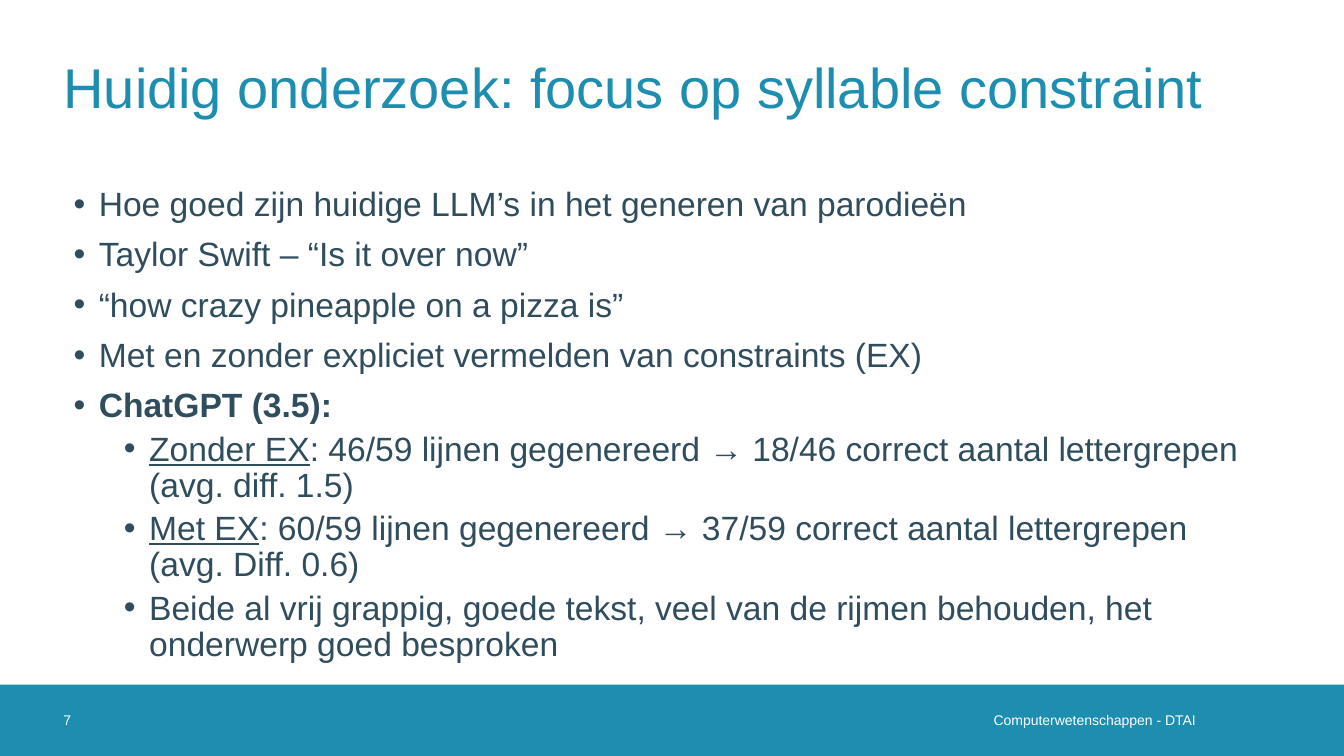
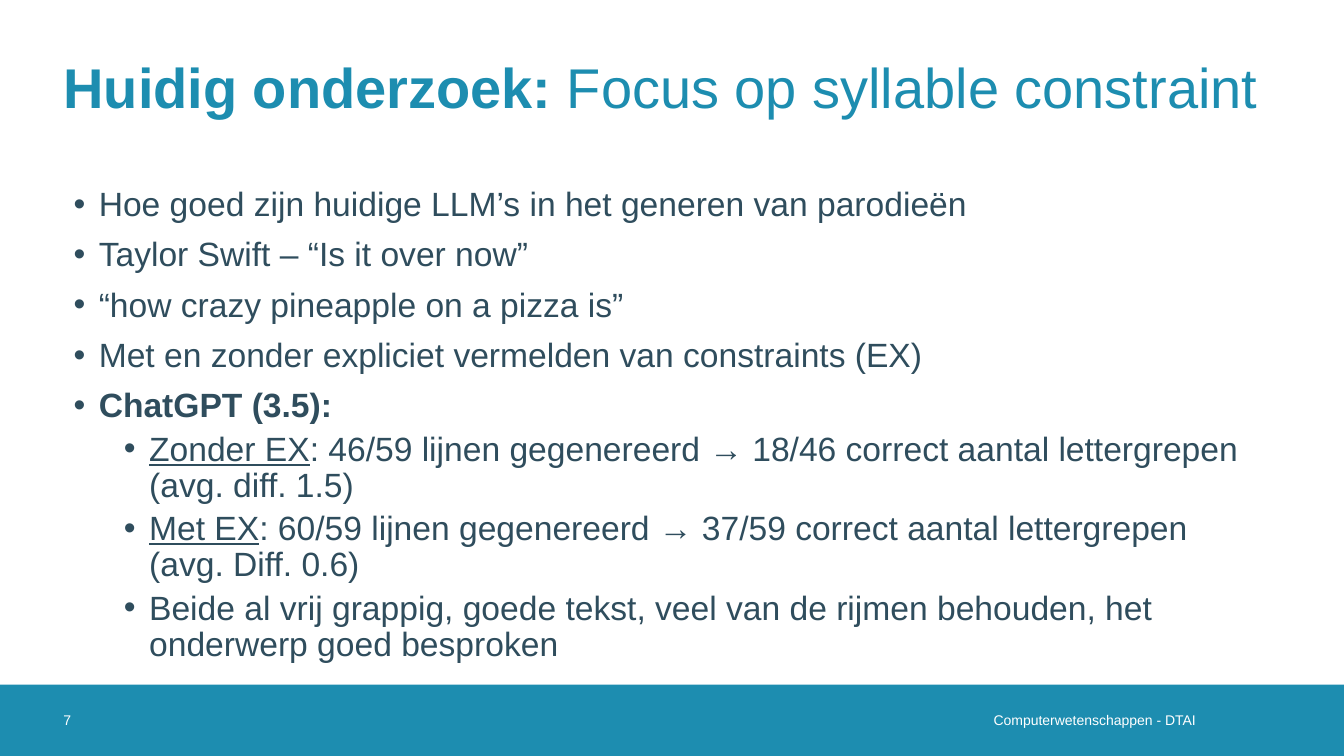
Before and after one commit to Alintermans/Thesis, a slide deck: slide 7 of Presentations/Second Intermediate Presentation/Presentation.pptx. Drawn at 1344x756 pixels with LibreOffice and Linux fonts; fonts in the diff are those of the drawing; background and template pictures are left out. Boxes give left, top, right and bottom in pixels: in the first picture for what was removed or moved away, otherwise in the second. Text is boxed around its words. In the diff, an @@ line names an element or a change of style, - is before the commit and + after.

```diff
--- a/Presentations/Second Intermediate Presentation/Presentation.pptx
+++ b/Presentations/Second Intermediate Presentation/Presentation.pptx
@@ title at <box>63,67,1258,118</box>: text changed @@
-Huidig onderzoek: focus op syllable constraint
+Huidig onderzoek: Focus op syllable constraint
```
Also in this commit, not shown: 3 other slides changed, 6 slides added, 3 other files.
